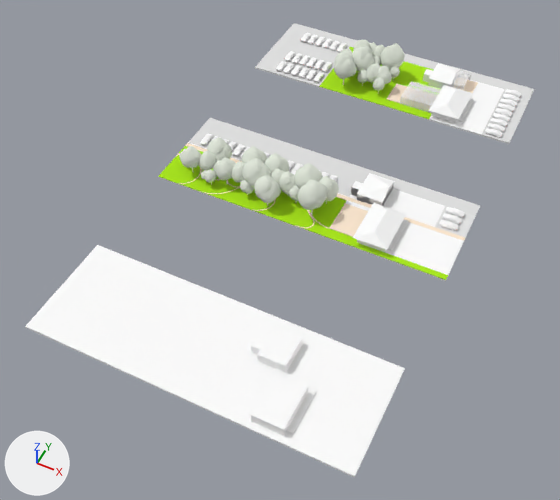
The glTF model models/vag.gltf as it was, and as the next commit left it.
The view is the same before and after, from a 50 mm camera at (229.0, -443.0, 513.0) aimed at (14.0, -12.0, -26.0). The lights are fixed; the arrows at lower left show +X, +Y and +Z. The picture after the commit comes second. Where no turn or scale is listed for an object, it has been applied to the vertices.

The first picture shows 'vag'.
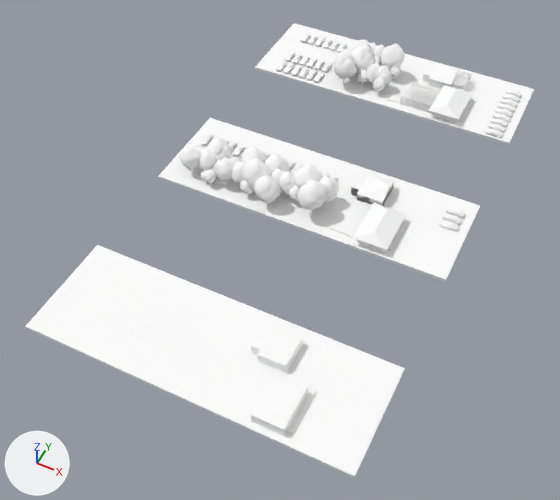
Pixel boxes [x1, y1, x2, y2] of what changed, in the pictures (560 x 500 px):
'vag', recoloured
    both: [158, 23, 534, 281]

Diff of the bpy script that builds the scene:
```diff
--- a/models/vag.gltf.py
+++ b/models/vag.gltf.py
@@ mat_color_m03 @@
 mat_color_m03 = principled_material('Color_M03')
-mat_color_m03.base_color = (0.749, 0.749, 0.749)  # light grey #e0e0e0
+mat_color_m03.base_color = (1.0, 1.0, 1.0)  # white #ffffff
 mat_color_m03.roughness = 1.0
@@ mat_color_f06 @@
 mat_color_f06 = principled_material('Color_F06')
-mat_color_f06.base_color = (0.4, 0.8, 0.0)  # green #aae700
+mat_color_f06.base_color = (1.0, 1.0, 1.0)  # white #ffffff
 mat_color_f06.roughness = 1.0
@@ mat_color_f09 @@
 mat_color_f09 = principled_material('Color_F09')
-mat_color_f09.base_color = (0.749, 0.8, 0.702)  # white #e0e7da
+mat_color_f09.base_color = (1.0, 1.0, 1.0)  # white #ffffff
 mat_color_f09.roughness = 1.0
@@ mat_color_c05 @@
 mat_color_c05 = principled_material('Color_C05')
-mat_color_c05.base_color = (1.0, 0.824, 0.647)  # beige #ffead2
+mat_color_c05.base_color = (1.0, 1.0, 1.0)  # white #ffffff
 mat_color_c05.roughness = 1.0
@@ mat_color_m02 @@
 mat_color_m02 = principled_material('Color_M02')
-mat_color_m02.base_color = (0.776, 0.776, 0.776)  # light grey #e4e4e4
+mat_color_m02.base_color = (1.0, 1.0, 1.0)  # white #ffffff
 mat_color_m02.roughness = 1.0
```
